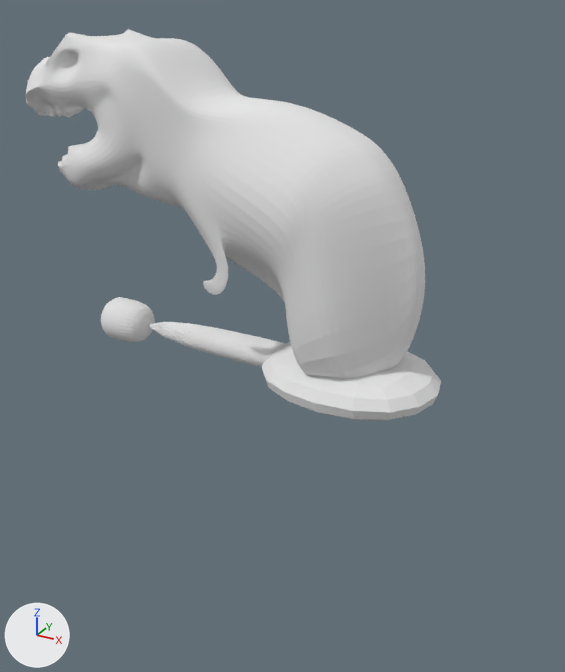
Renders of the Blender file Assets/Models/src/tower-tanque-trex.blend from each side of a commit.
The view is the same before and after, from a 50 mm camera at (7.77, -16.11, 13.59) aimed at (-0.98, -0.2, 5.63). Every picture has the same lights, and +X, +Y and +Z are marked at lower left.
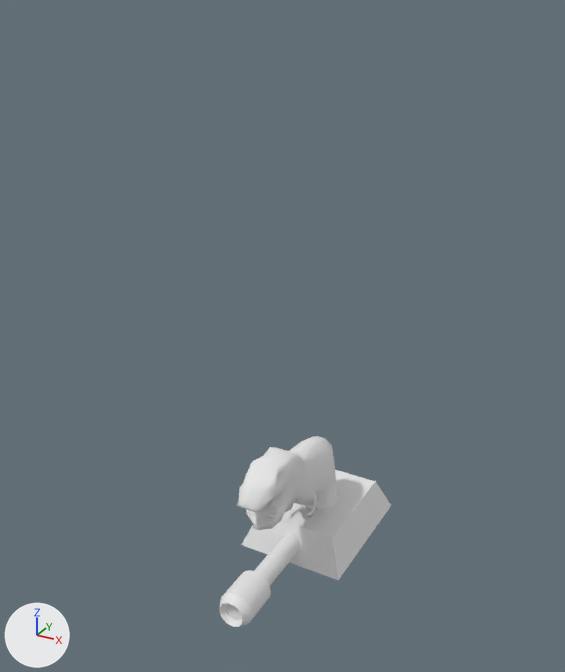
Location of each change, (x1, y1, x2, y2) in pixels of the pictures (565 x 672 px; the box of a moved part takes in the faces that stretch with it):
'Cube.001', reshaped, moved, turned, rescaled, modifiers changed: before (25, 29, 441, 421); after (219, 436, 391, 627)
part 1 of me_cube_010, moved or reshaped: before (101, 297, 155, 342); after (219, 570, 271, 627)
part 2 of me_cube_010, added: after (247, 437, 338, 530)
part 3 of me_cube_010, added: after (237, 436, 320, 529)
part 4 of me_cube_010, added: after (254, 532, 300, 586)
part 5 of me_cube_010, deleted: before (149, 322, 286, 367)
part 6 of me_cube_010, deleted: before (261, 342, 441, 421)
part 7 of me_cube_010, cut back: before (25, 29, 425, 378); after (241, 470, 391, 580)

What changed in the scene script:
```text
Change me_cube_010:
    used by ob_cube_001; location = (-4.9, -0.1, 10.9); rotation_euler = (0.923, 0.0, 1.556), in degrees (53, 0, 89); scale = (0.307, 0.307, 0.307)
    remove me_cube_010.from_pydata(...)  # 564 vertices, 410 faces, 1 loose edge; spans x -16.0..16.0, y -40.3..9.0, z -17.3..15.6
    add me_cube_010.from_pydata(...)  # 774 vertices, 636 faces, 2 loose edges; spans x -1.4..1.5, y 0.0..4.6, z -1.9..4.4
    me_cube_010 part 1: the loose piece of 160 vertices spanning x -2.0..2.0, y -16.2..-10.5, z -17.3..-11.3 is multiplied about its middle by the matrix ((-0.222, -0.002, 0.003), (0.0, 0.177, 0.134), (-0.003, 0.134, -0.177)), then moved by (0.0, 13.8, 18.2)
    me_cube_010 part 2: a new loose piece of 269 vertices spanning x 0.0..0.6, y 0.5..3.6, z -0.8..3.7, in mat_dino (its picture is missing)
    me_cube_010 part 3: a new loose piece of 269 vertices spanning x -0.6..0.0, y 0.5..3.6, z -0.8..3.7, in mat_dino (its picture is missing)
    me_cube_010 part 4: a new loose piece of 64 vertices spanning x -0.3..0.3, y 0.2..0.7, z 1.4..3.6, in mat_dino (its picture is missing)
    me_cube_010 part 5: the loose piece of 64 vertices spanning x -1.2..1.6, y -28.7..-13.1, z -14.0..5.6 is deleted
    me_cube_010 part 6: the loose piece of 8 vertices spanning x -8.0..7.9, y -34.6..-20.0, z -5.9..11.2 is deleted
    me_cube_010 part 7: 290 vertices removed from x -16.0..2.2, y -31.9..9.0, z -10.4..15.6; 12 vertices added at x -1.4..1.5, y 0.0..4.6, z -1.9..3.9
    me_cube_010 part 8: the surface is now shaded smooth
Change ob_cube_001:
    ob_cube_001.scale: (0.307, 0.307, 0.307) -> (1.0, 1.0, 1.0)
    remove _m = ob_cube_001.modifiers.new('Mirror', 'MIRROR')
    remove _m = ob_cube_001.modifiers.new('Subsurf', 'SUBSURF')
    remove _m.levels = 0
    ob_cube_001.location: (-4.9, -0.1, 10.9) -> (0.0, 0.0, 0.0)
    ob_cube_001.rotation_euler: (0.923, 0.0, 1.556) -> (1.571, 0.0, 0.0)  # degrees (53, 0, 89) -> degrees (90, 0, 0)
```
